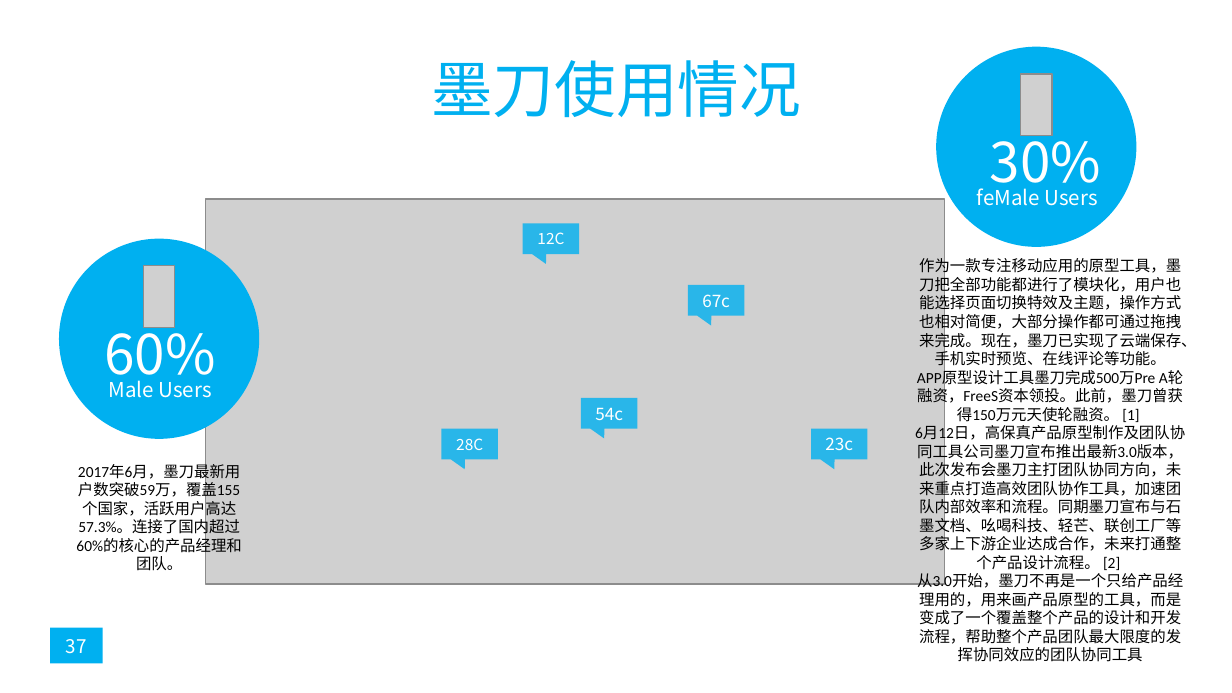
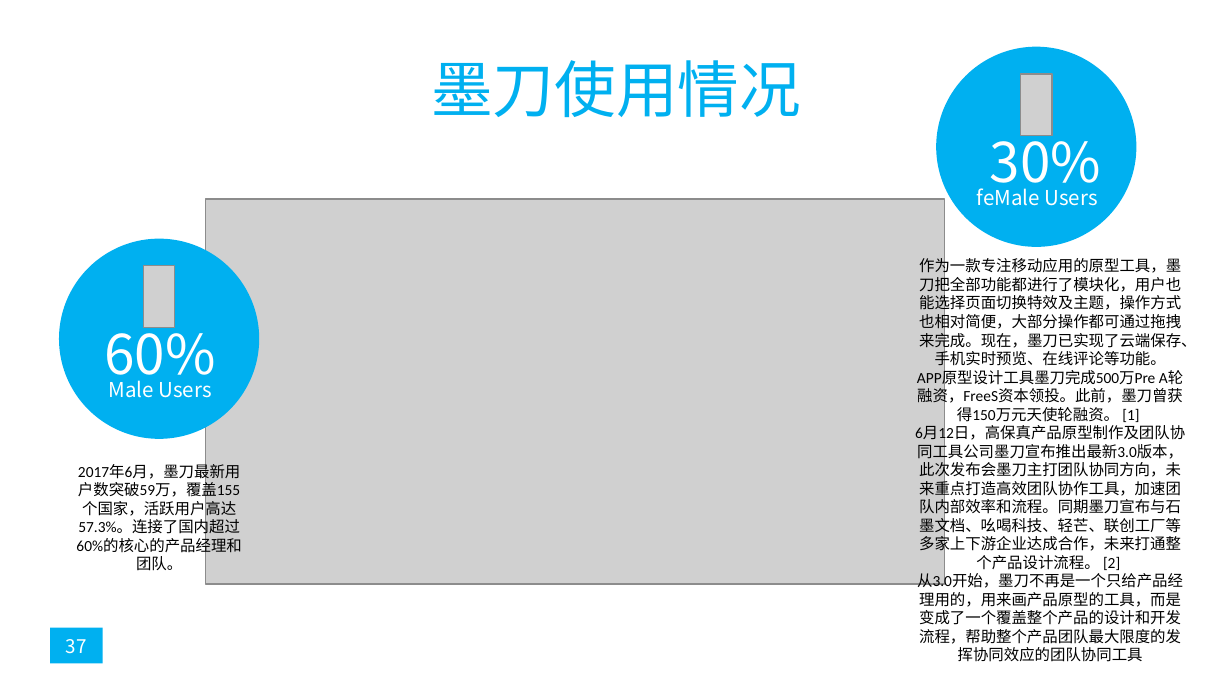
Before and after one commit to popopoi/PRD2018-G07, a slide deck: slide 37 of 非受控文档/翻转课堂PPT/PRD2018-G07-第七周翻转课堂PPT.pptx. Drawn at 1232x693 pixels with LibreOffice and Linux fonts; fonts in the diff are those of the drawing; grey boxes stand for pictures. Boxes give left, top, right and bottom in pixels: in the first picture for what was removed or moved away, otherwise in the second. Text is boxed around its words. In the diff, an @@ line names an element or a change of style, - is before the commit and + after.

```diff
--- a/非受控文档/翻转课堂PPT/PRD2018-G07-第七周翻转课堂PPT.pptx
+++ b/非受控文档/翻转课堂PPT/PRD2018-G07-第七周翻转课堂PPT.pptx
@@ speech box removed at [522, 223, 579, 254] @@
-12C
@@ speech box removed at [687, 285, 744, 315] @@
-67c
@@ speech box removed at [582, 398, 638, 429] @@
-54c
@@ speech box removed at [441, 429, 498, 460] @@
-28C
@@ speech box removed at [811, 429, 867, 460] @@
-23c
```
Also in this commit, not shown: 2 other slides changed, 1 slide added, 1 slide removed.
